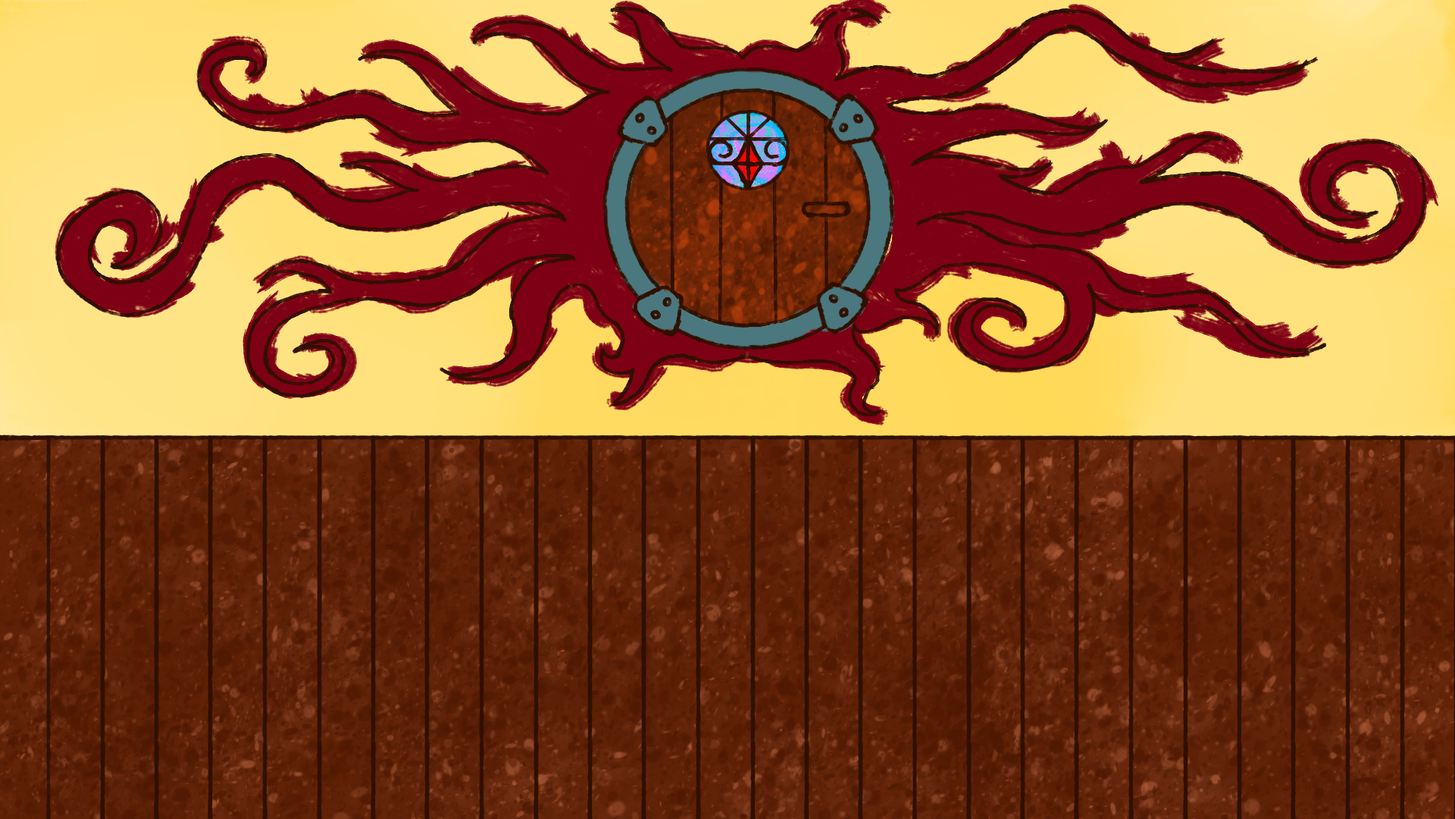
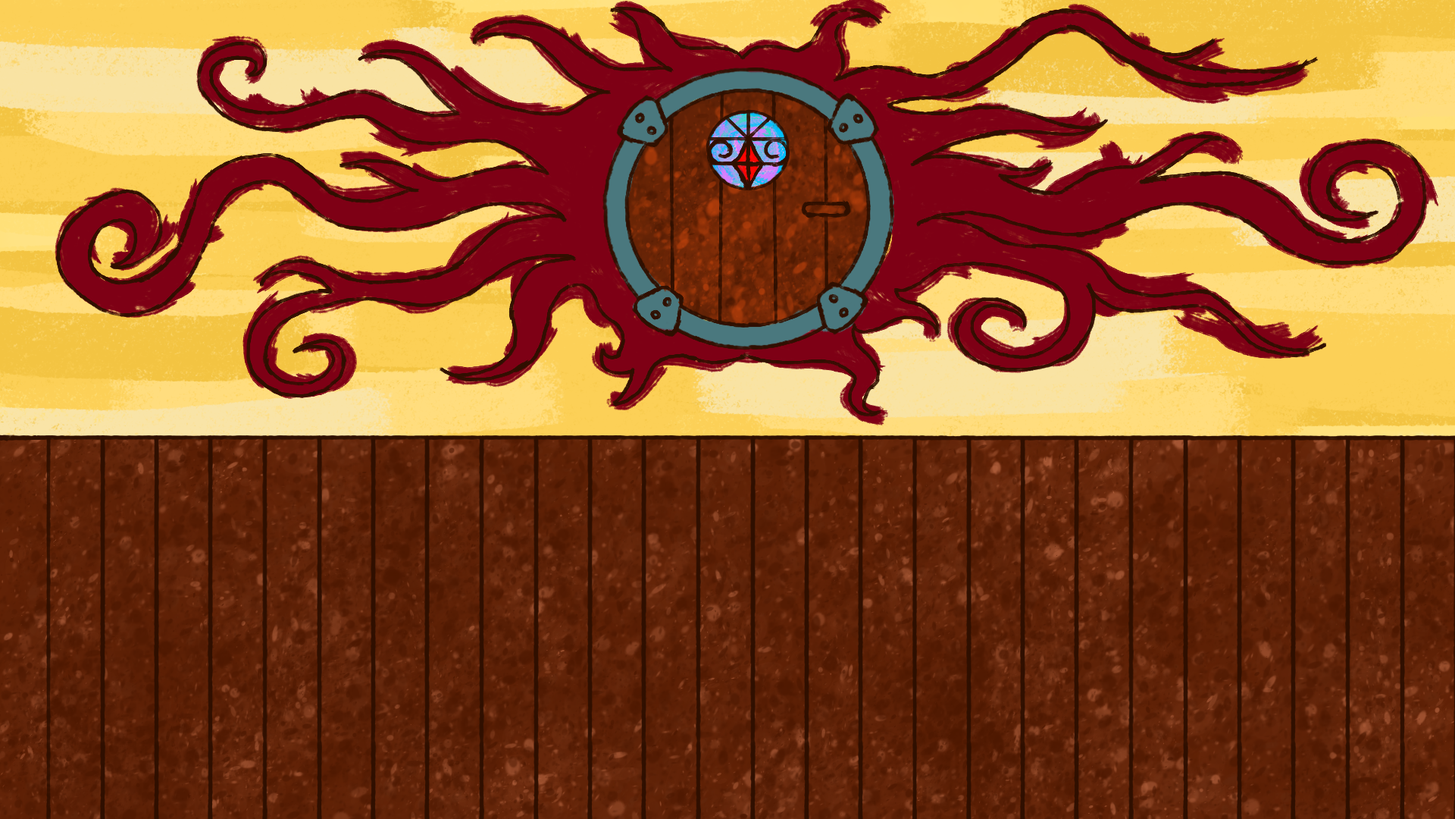
The second 1455x819 image is a revision of the first. Changes to its layers:
painted on "Pintar camada 3" over [left=0, top=0, right=1455, bottom=439]
painted on "Pintar camada 4" over [left=0, top=0, right=1455, bottom=439]
painted on "Pintar camada 6" over [left=48, top=0, right=1455, bottom=437]
added layer "Pintar camada 8 (colado)" above "Pintar camada 5" over [left=0, top=0, right=1455, bottom=439]
